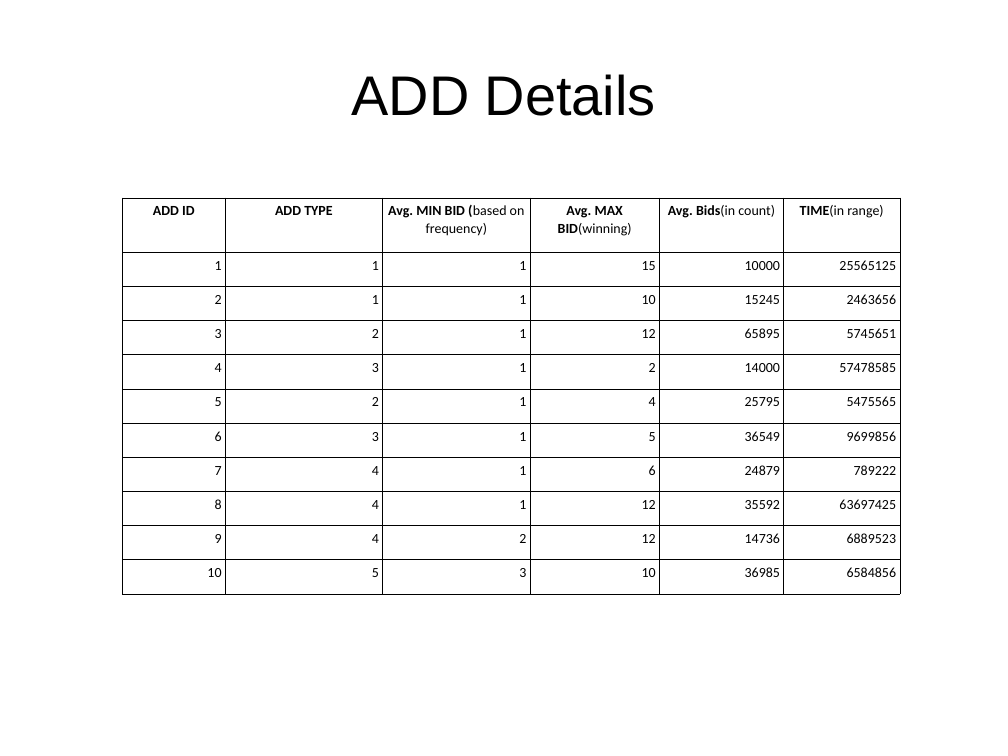
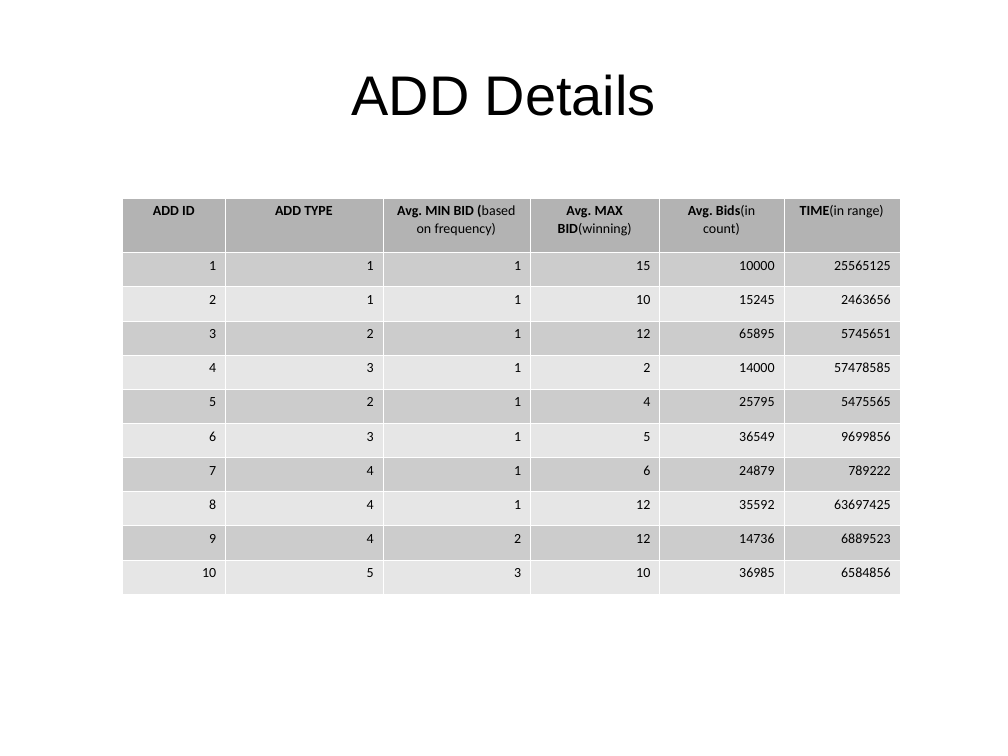
Before and after one commit to abhishek-ch/evolveML, a slide deck: slide 6 of data/smaato.odp. Drawn at 1008x756 pixels with LibreOffice and Linux fonts; fonts in the diff are those of the drawing. Boxes give left, top, right and bottom in pixels: in the first picture for what was removed or moved away, otherwise in the second. Text is boxed around its words. In the diff, an @@ line names an element or a change of style, - is before the commit and + after.

```diff
--- a/data/smaato.odp
+++ b/data/smaato.odp
@@ table at box(123, 198, 900, 594) @@
@@ fill none to #B3B3B3 in row 1 @@
@@ fill none to #CCCCCC in 30 cells @@
@@ fill none to #E6E6E6 in 30 cells @@
@@ borders changed @@
```
Also in this commit, not shown: 4 other slides changed, 2 slides added.
